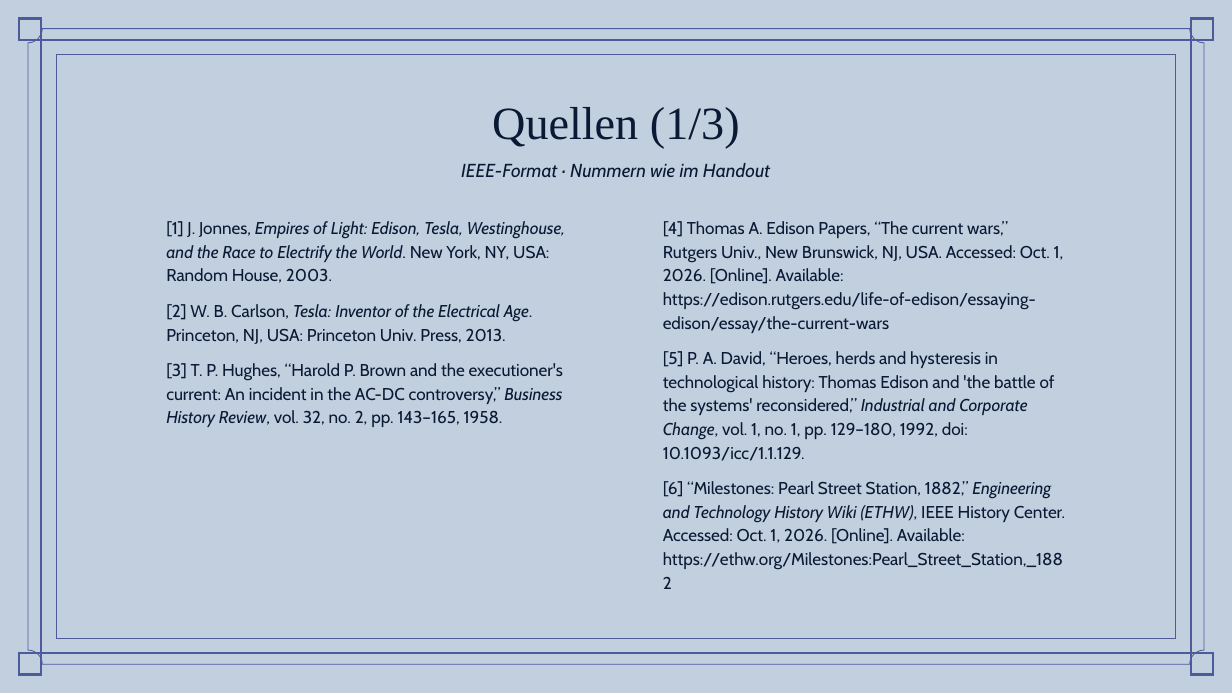
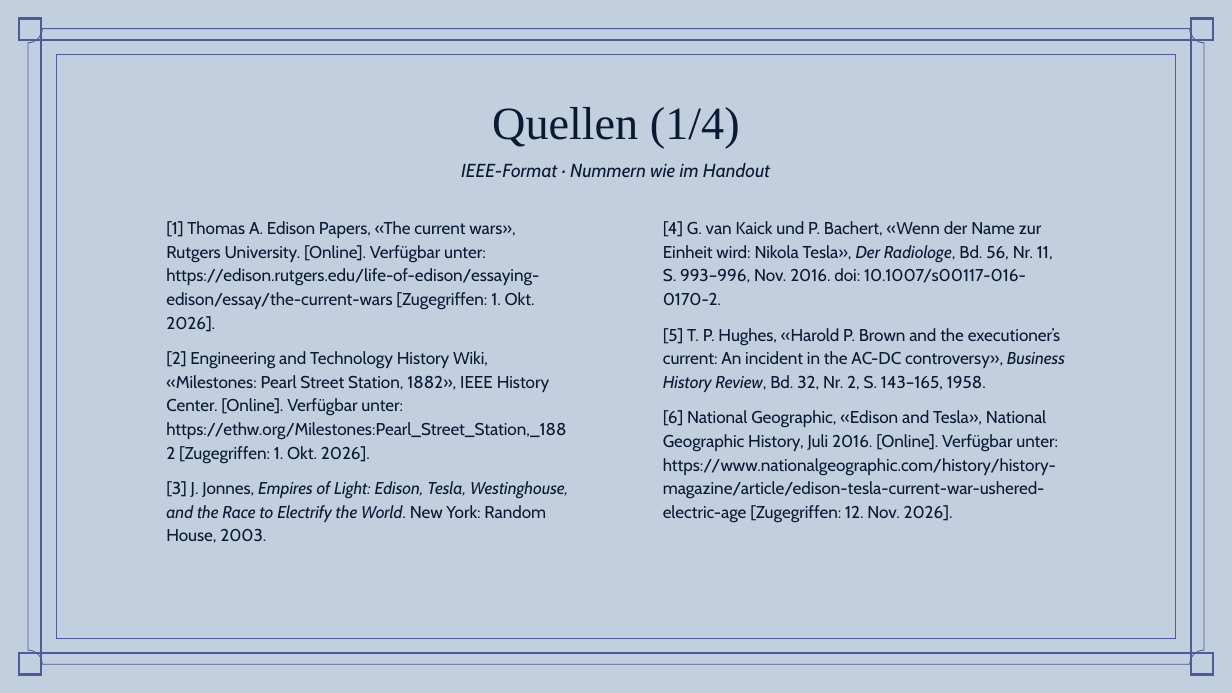
Before and after one commit to simonbruder-hub/Edison_vs_Westinghouse, a slide deck: slide 17 of abgabe/Praesentation_Stromkrieg_Bruder.pptx (slide 16 before the commit). Drawn at 1232x693 pixels with LibreOffice and Linux fonts; fonts in the diff are those of the drawing; background and template pictures are left out. Boxes give left, top, right and bottom in pixels: in the first picture for what was removed or moved away, otherwise in the second. Text is boxed around its words. In the diff, an @@ line names an element or a change of style, - is before the commit and + after.

```diff
--- a/abgabe/Praesentation_Stromkrieg_Bruder.pptx
+++ b/abgabe/Praesentation_Stromkrieg_Bruder.pptx
@@ title at [492, 107, 740, 148]: text changed @@
-Quellen (1/3)
+Quellen (1/4)
@@ subtitle at [166, 221, 568, 543]: text changed @@
-[1] J. Jonnes, Empires of Light: Edison, Tesla, Westinghouse, and the Race to Electrify the World. New York, NY, USA: Random House, 2003.
-[2] W. B. Carlson, Tesla: Inventor of the Electrical Age. Princeton, NJ, USA: Princeton Univ. Press, 2013.
-[3] T. P. Hughes, “Harold P. Brown and the executioner's current: An incident in the AC-DC controversy,” Business History Review, vol. 32, no. 2, pp. 143–165, 1958.
+[1] Thomas A. Edison Papers, «The current wars», Rutgers University. [Online]. Verfügbar unter: https://edison.rutgers.edu/life-of-edison/essaying-edison/essay/the-current-wars [Zugegriffen: 1. Okt. 2026].
+[2] Engineering and Technology History Wiki, «Milestones: Pearl Street Station, 1882», IEEE History Center. [Online]. Verfügbar unter: https://ethw.org/Milestones:Pearl_Street_Station,_1882 [Zugegriffen: 1. Okt. 2026].
+[3] J. Jonnes, Empires of Light: Edison, Tesla, Westinghouse, and the Race to Electrify the World. New York: Random House, 2003.
@@ subtitle at [663, 221, 1065, 523]: text changed @@
-[4] Thomas A. Edison Papers, “The current wars,” Rutgers Univ., New Brunswick, NJ, USA. Accessed: Oct. 1, 2026. [Online]. Available: https://edison.rutgers.edu/life-of-edison/essaying-edison/essay/the-current-wars
-[5] P. A. David, “Heroes, herds and hysteresis in technological history: Thomas Edison and 'the battle of the systems' reconsidered,” Industrial and Corporate Change, vol. 1, no. 1, pp. 129–180, 1992, doi: 10.1093/icc/1.1.129.
-[6] “Milestones: Pearl Street Station, 1882,” Engineering and Technology History Wiki (ETHW), IEEE History Center. Accessed: Oct. 1, 2026. [Online]. Available: https://ethw.org/Milestones:Pearl_Street_Station,_1882
+[4] G. van Kaick und P. Bachert, «Wenn der Name zur Einheit wird: Nikola Tesla», Der Radiologe, Bd. 56, Nr. 11, S. 993–996, Nov. 2016. doi: 10.1007/s00117-016-0170-2.
+[5] T. P. Hughes, «Harold P. Brown and the executioner’s current: An incident in the AC-DC controversy», Business History Review, Bd. 32, Nr. 2, S. 143–165, 1958.
+[6] National Geographic, «Edison and Tesla», National Geographic History, Juli 2016. [Online]. Verfügbar unter: https://www.nationalgeographic.com/history/history-magazine/article/edison-tesla-current-war-ushered-electric-age [Zugegriffen: 12. Nov. 2026].
```
Also in this commit, not shown: 12 other slides changed, 2 slides added, 8 other files.
